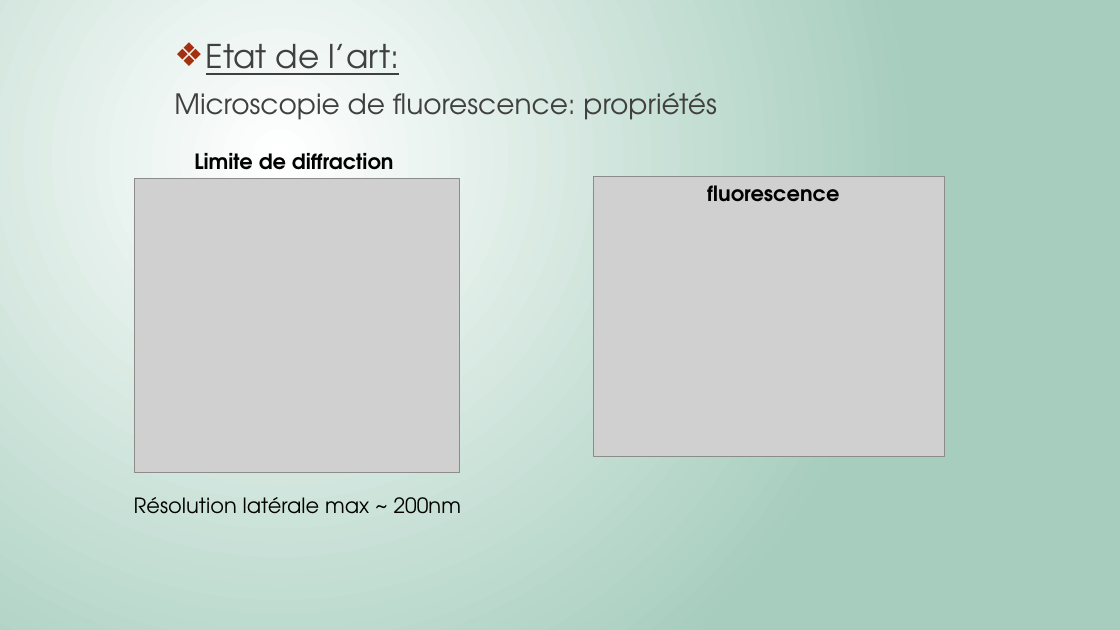
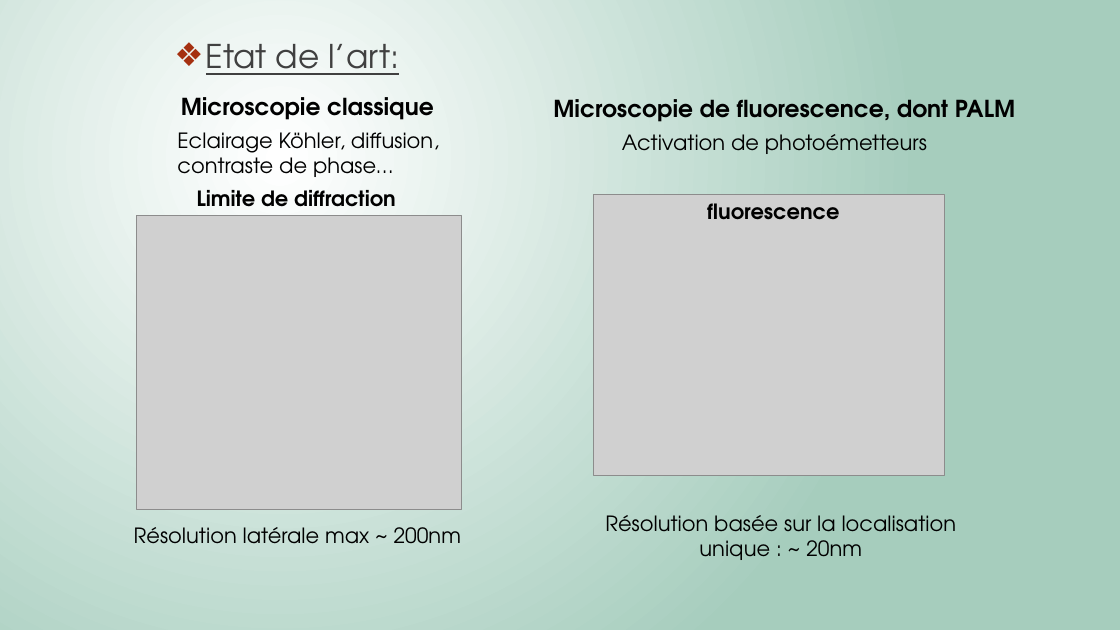
Before and after one commit to Killian-Herveau/PIMS, a slide deck: slide 5 of Pres_Avril/PresentationPIMSAvril.pptx. Drawn at 1120x630 pixels with LibreOffice and Linux fonts; fonts in the diff are those of the drawing; grey boxes stand for pictures. Boxes give left, top, right and bottom in pixels: in the first picture for what was removed or moved away, otherwise in the second. Text is boxed around its words. In the diff, an @@ line names an element or a change of style, - is before the commit and + after.

```diff
--- a/Pres_Avril/PresentationPIMSAvril.pptx
+++ b/Pres_Avril/PresentationPIMSAvril.pptx
@@ text at (x1=174, y1=93, x2=716, y2=120): paragraph removed @@
-Microscopie de fluorescence: propriétés
@@ text added at (x1=181, y1=97, x2=434, y2=120), 20 pt, text #000000, bold @@
+Microscopie classique
@@ text added at (x1=553, y1=99, x2=1015, y2=122), 20 pt, text #000000, bold @@
+Microscopie de fluorescence, dont PALM
@@ text added at (x1=177, y1=132, x2=439, y2=177), 18 pt, text #000000 @@
+Eclairage Köhler, diffusion, contraste de phase…
@@ text added at (x1=622, y1=134, x2=927, y2=154), 18 pt, text #000000 @@
+Activation de photoémetteurs
@@ text "Limite de diffraction" moved from (x1=194, y1=153, x2=394, y2=170) to (x1=197, y1=190, x2=396, y2=207) @@
@@ picture moved from (x1=594, y1=176, x2=945, y2=457) to (x1=594, y1=194, x2=945, y2=475) @@
@@ text "fluorescence" moved from (x1=707, y1=185, x2=839, y2=202) to (x1=707, y1=203, x2=839, y2=220) @@
@@ picture moved from (x1=134, y1=178, x2=460, y2=472) to (x1=136, y1=215, x2=462, y2=509) @@
@@ text "Résolution latérale max ~ 200nm" moved from (x1=134, y1=497, x2=461, y2=514) to (x1=134, y1=527, x2=461, y2=544) @@
@@ text added at (x1=605, y1=515, x2=957, y2=560), 18 pt, text #000000 @@
+Résolution basée sur la localisation unique : ~ 20nm
```
Also in this commit, not shown: 3 other slides changed, 1 slide added, 2 slides removed, 2 other files.
